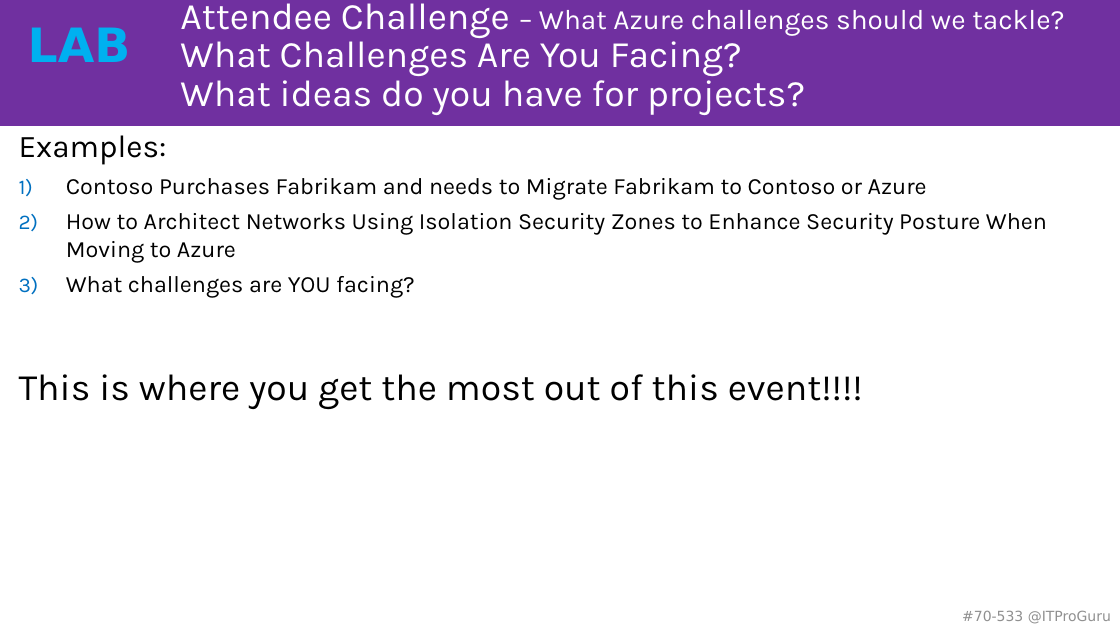
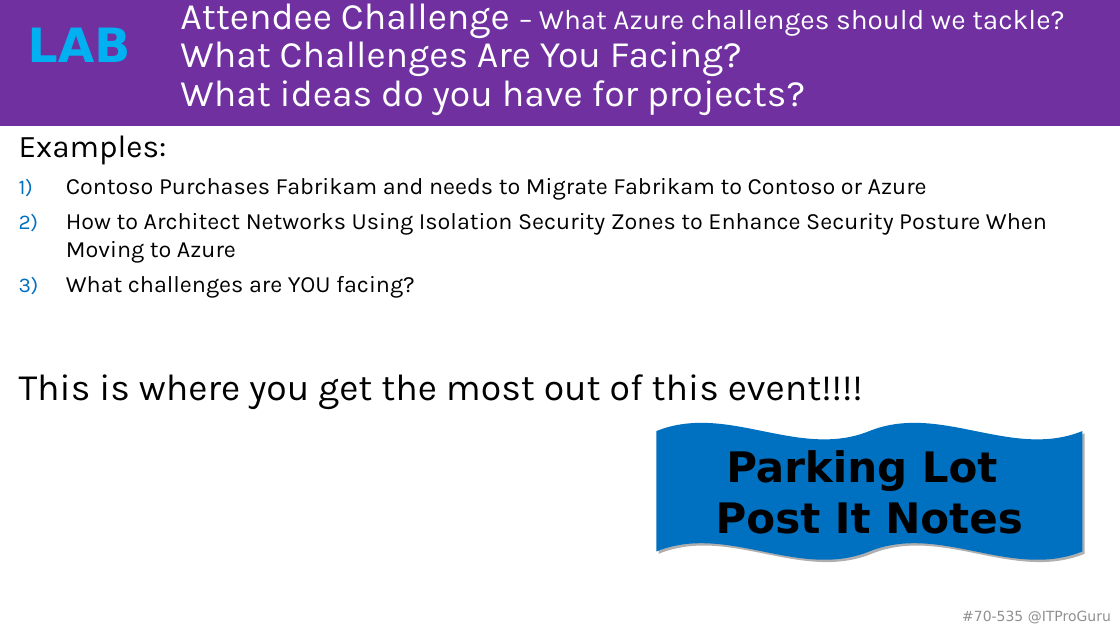
Before and after one commit to guruskill/70-535, a slide deck: slide 5 of Presentations/2018-05-14-Boston/535-Opening-Extra.pptx. Drawn at 1120x630 pixels with LibreOffice and Linux fonts; fonts in the diff are those of the drawing. Boxes give left, top, right and bottom in pixels: in the first picture for what was removed or moved away, otherwise in the second. Text is boxed around its words. In the diff, an @@ line names an element or a change of style, - is before the commit and + after.

```diff
--- a/Presentations/2018-05-14-Boston/535-Opening-Extra.pptx
+++ b/Presentations/2018-05-14-Boston/535-Opening-Extra.pptx
@@ double wave added at [656, 423, 1082, 560], fill #0070C0, 36 pt, text #000000, bold @@
+Parking Lot
+Post It Notes
@@ text at [962, 611, 1111, 624]: text changed @@
-#70-533 @ITProGuru
+#70-535 @ITProGuru
```
Also in this commit, not shown: 3 other slides changed, 21 slides added, 1 slide removed.
